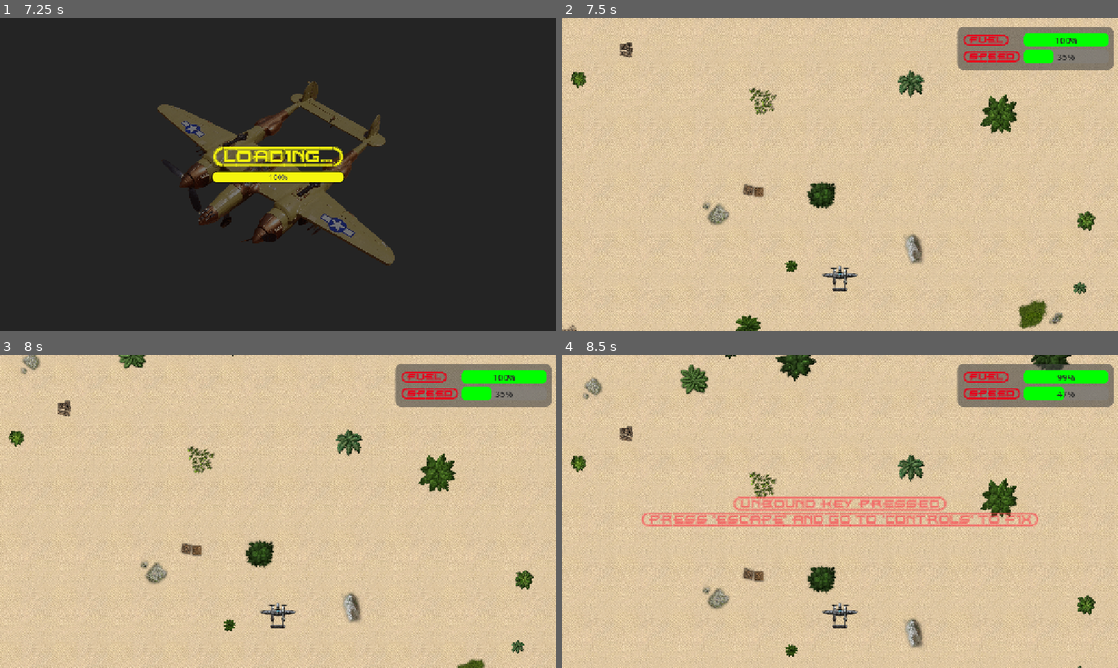
Above: before the commit, frames 1-4 (two rows, left to right).
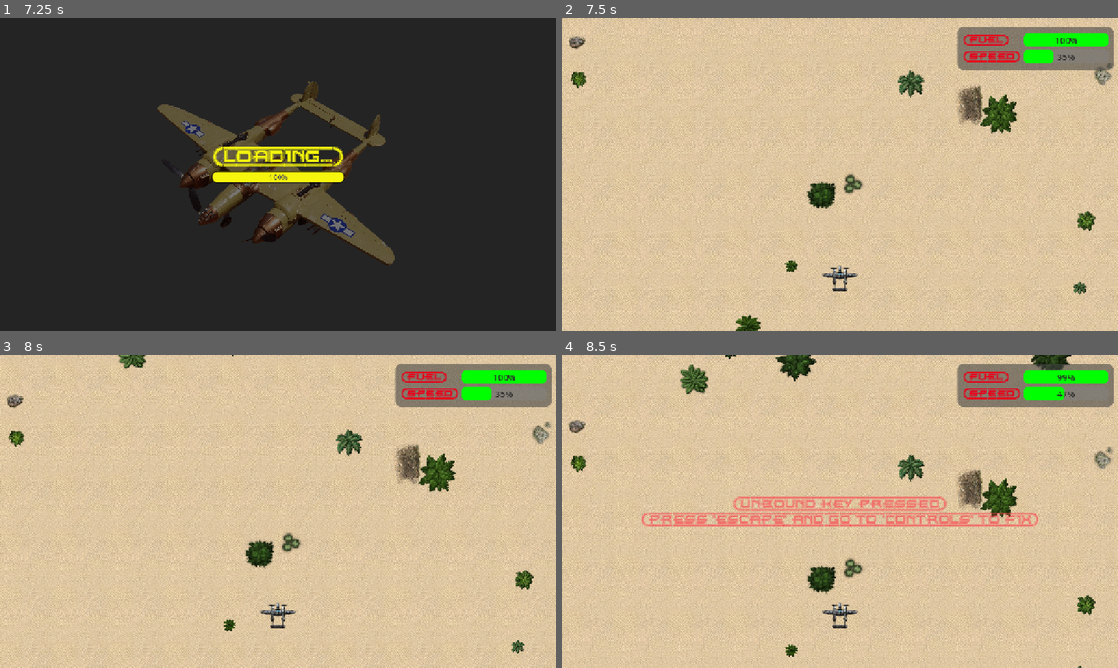
Above: after the commit, the same moments.

Repository: ikostan/SkyLockAssault
Game: Godot game, scene res://scenes/splash_screen.tscn
Two runs of this game, one before a commit and one after it. Both use one fixed random seed, a clock stepped at 60 frames per second and the inputs below. Video files are missing from this copy of the repository; at most half a second of black plays in their place. Sound files missing from this copy of the repository are replaced by a short silence.
Inputs (mouse positions are in pixels of both pictures, inside the frame that each line leads up to):
- Up to frame 1 (7.25 s): tap Enter (ui_accept) at 0.5, 0.77, 1.25, 2, 2.75, 3.5, 3.77, 4.25 s; move the mouse to (400, 158) at 0.52 s; hold D (move_right) 0.53-1.25 s; hold Space (fire) 0.53-1.25 s; click (400, 158) at 0.67 s; drag from (166, 190) to (250, 237) at 1.27 s; move the mouse to (333, 105) at 2.02 s; hold D (move_right) 2.03-2.75 s; tap Tab at 2.1 s; drag from (250, 237) to (111, 127) at 2.77 s; move the mouse to (444, 221) at 3.52 s; hold A (move_left) 3.53-4.25 s; tap Ctrl at 3.6 s; drag from (111, 127) to (194, 96) at 4.27 s; click "{START=GAME}" at 5 s; click "{START=GAME}" at 5.75 s; move the mouse to (305, 174) at 6.52 s; hold X (speed_down) from 6.53 s (still down); tap F at 6.6 s; click (305, 174) at 6.67 s
- Up to frame 2 (7.5 s): release X (speed_down) at 7.25 s; drag from (756, 96) to (728, 190) at 7.27 s
- Up to frame 3 (8 s): no input
- Up to frame 4 (8.5 s): move the mouse to (962, 495) at 8.02 s; hold W (speed_up) from 8.03 s (still down); tap C at 8.1 s; tap Enter (ui_accept) at 8.27 s

Frame 1 is identical in both runs. In frame 2, 2.2% of the frame differs, in the area x 0-99%, y 5-100%; in frame 3, 2.1%; in frame 4, 1.9%.

Commit message:
Update scripts/main_scene.gd
Co-authored-by: sourcery-ai[bot] <58596630+sourcery-ai[bot]@users.noreply.github.com>

Diff:
--- a/scripts/main_scene.gd
+++ b/scripts/main_scene.gd
@@ -198,8 +198,8 @@
 		decor.scale = Vector2(scale_factor, scale_factor)
 
 		# SCALING TRICK 2: Randomly mirror the sprite horizontally and/or vertically
-		decor.flip_h = [true, false].pick_random()
-		decor.flip_v = [true, false].pick_random()
+		decor.flip_h = randf() < 0.5
+		decor.flip_v = randf() < 0.5
 
 		# Apply random cardinal rotation to ALL decor sprites
 		var random_degrees: float = allowed_rotations.pick_random()
